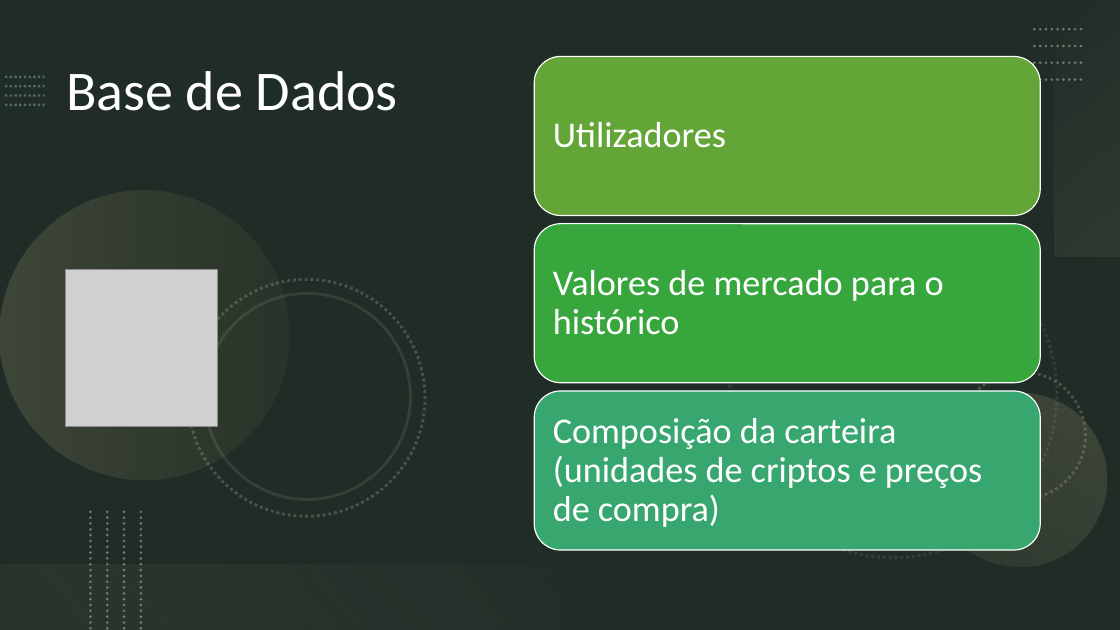
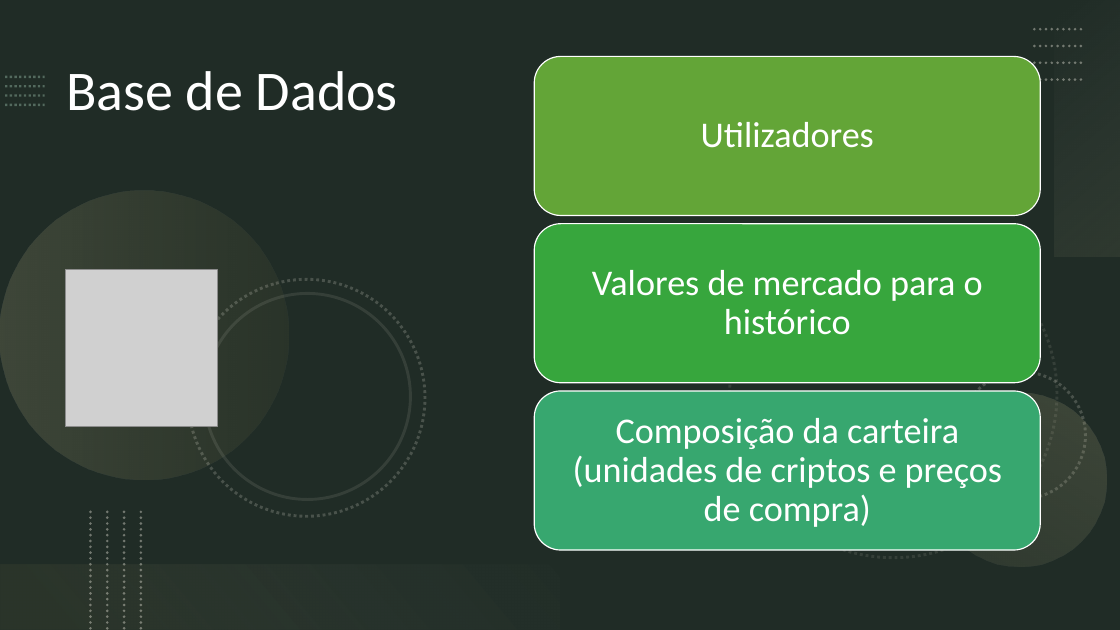
Before and after one commit to pmdmartins21/Crypto-Challenge, a slide deck: slide 8 of Requisitos/CryptoChallenger.pptx. Drawn at 1120x630 pixels with LibreOffice and Linux fonts; fonts in the diff are those of the drawing; grey boxes stand for pictures. Boxes give left, top, right and bottom in pixels: in the first picture for what was removed or moved away, otherwise in the second. Text is boxed around its words. In the diff, an @@ line names an element or a change of style, - is before the commit and + after.

Commit message:
final presentation

```diff
--- a/Requisitos/CryptoChallenger.pptx
+++ b/Requisitos/CryptoChallenger.pptx
@@ alignment left to centre in 3 elements at <box>701,122,874,148</box>, <box>592,270,983,335</box>, <box>573,418,1002,527</box> @@
```
Also in this commit, not shown: 3 other slides changed, 1 other file.
